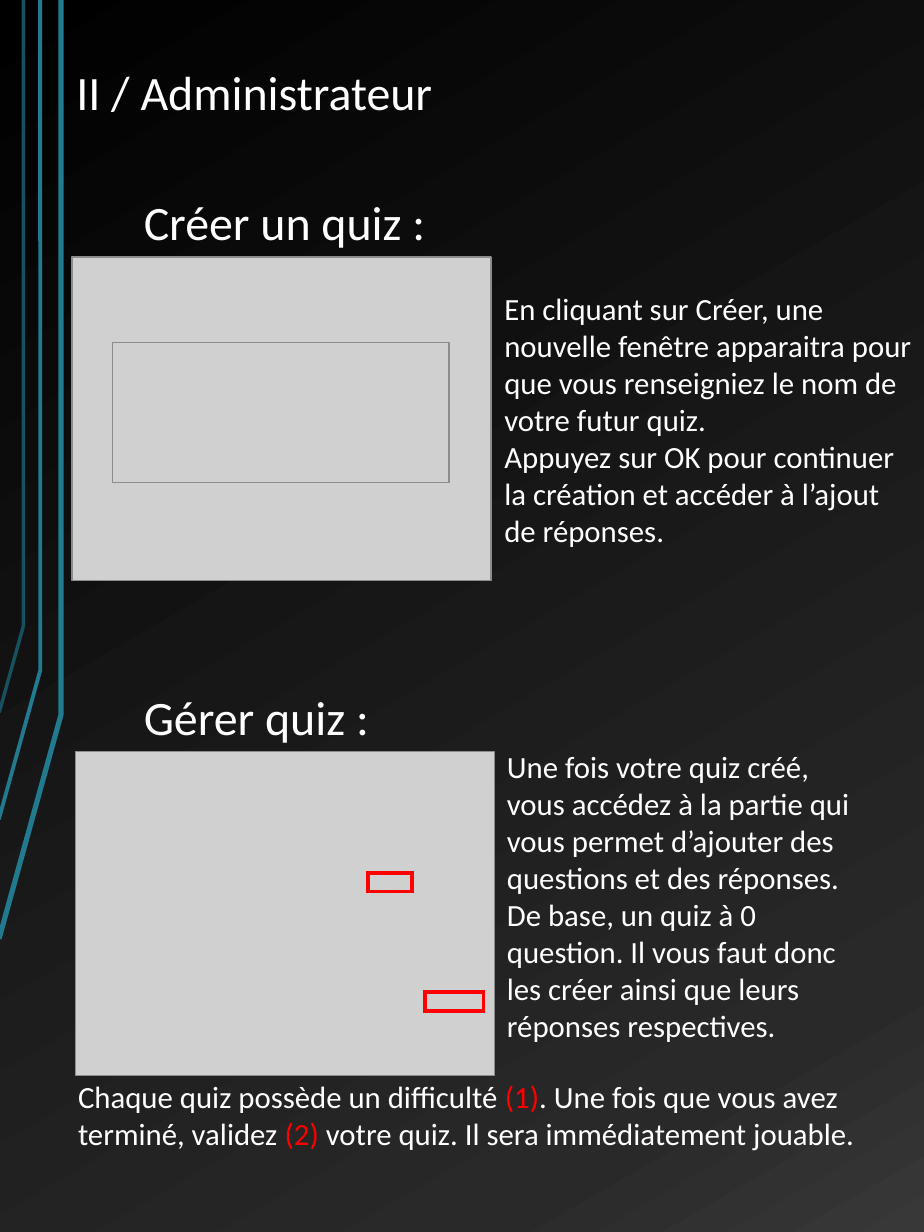
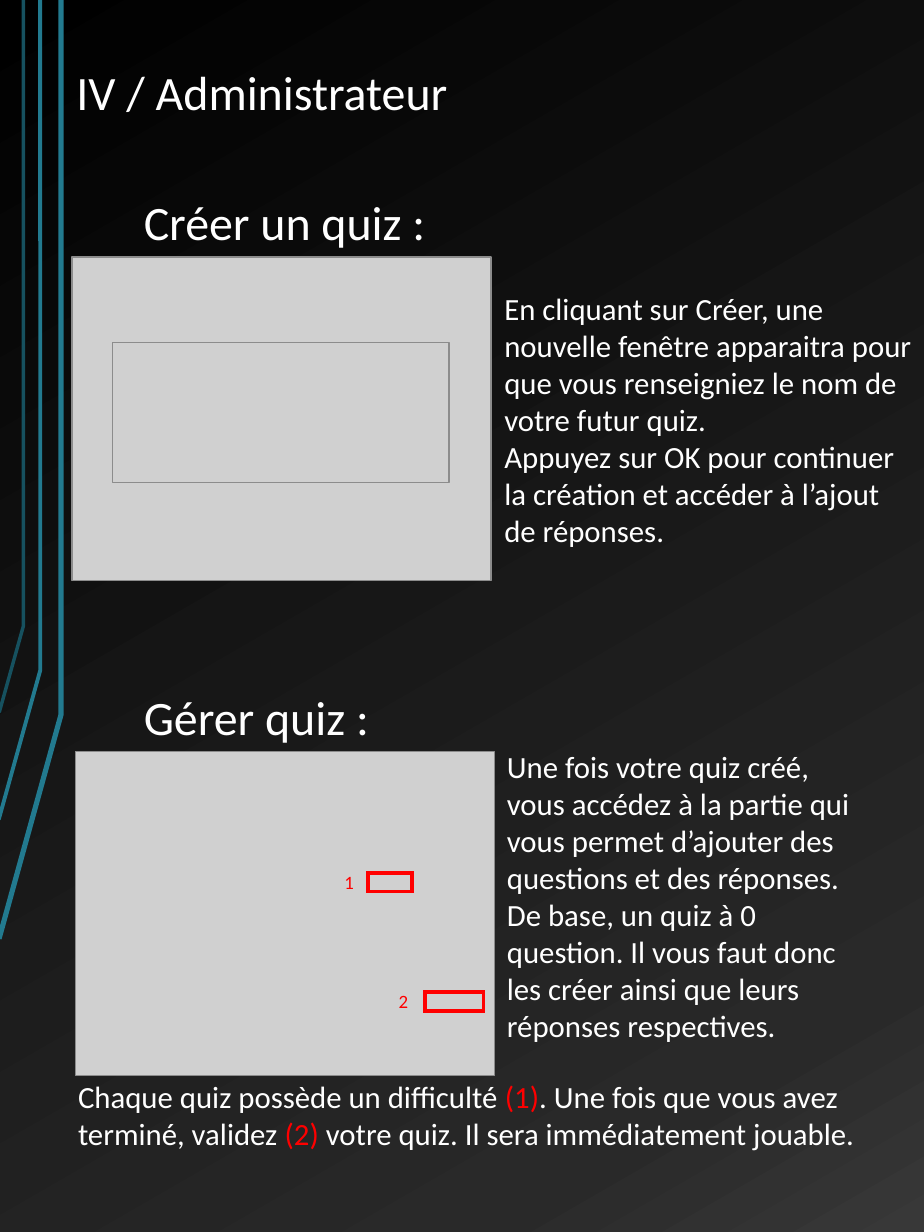
Before and after one commit to LordAlbas/warquiz, a slide deck: slide 8 of Docs/manuel utilisateur WQ.pptx (slide 7 before the commit). Drawn at 924x1232 pixels with LibreOffice and Linux fonts; fonts in the diff are those of the drawing; grey boxes stand for pictures. Boxes give left, top, right and bottom in pixels: in the first picture for what was removed or moved away, otherwise in the second. Text is boxed around its words. In the diff, an @@ line names an element or a change of style, - is before the commit and + after.

```diff
--- a/Docs/manuel utilisateur WQ.pptx
+++ b/Docs/manuel utilisateur WQ.pptx
@@ text at (76,76,448,111): text changed @@
-II / Administrateur
+IV / Administrateur
@@ text added at (344,877,354,889), 11 pt, text #FF0000 @@
+1
@@ text added at (399,996,409,1008), 11 pt, text #FF0000 @@
+2
```
Also in this commit, not shown: 5 other slides changed, 1 slide added.
